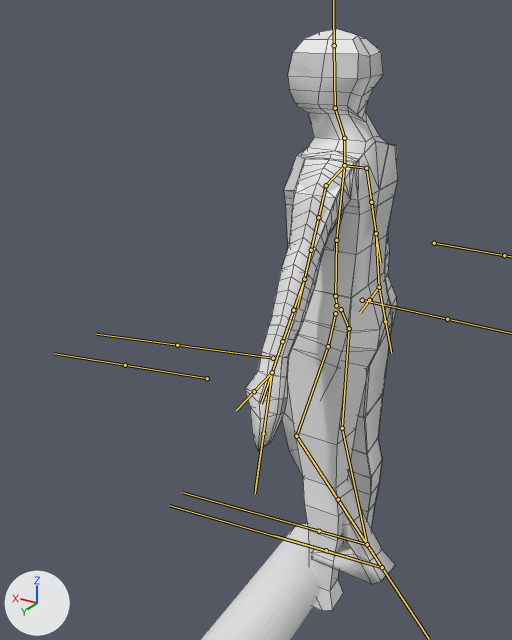
One commit to the FBX model Elderland/Assets/Models/Player/PlayerAnatomyRig.fbx: the scene before it, then after it.
The view is the same before and after, from a 50 mm lens placed at (-2.16, 4.63, 4.43), pointed at (0.5, 0.2, 2.22). The lights are fixed; the arrows at lower left show +X, +Y and +Z. Both versions are drawn at frame 81 of the action 'Armature|TestAnimation'; the numbers are the values there. The bones that bend it are drawn over the model as lines. Mesh edges are drawn as thin lines.

Objects in the first picture: 'Cylinder', 'Model', 'Model Pre Armature'.
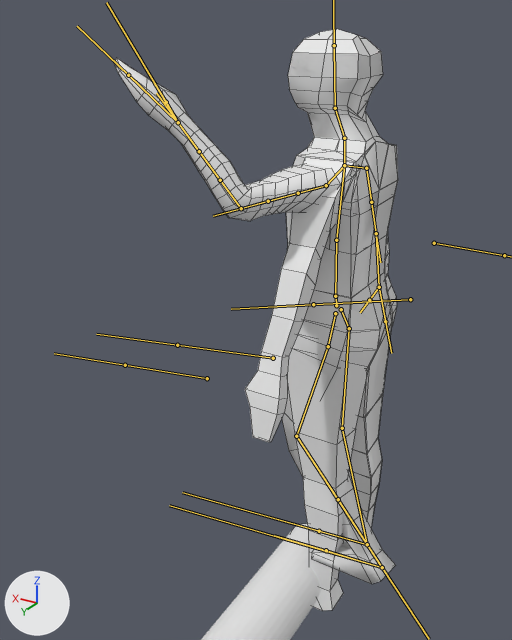
What the commit changed:
Bone 'UpperArm_L' (bone_upperarm_l) turns from (0, -3, 0) to (48, 17, -29) degrees about its own x, y and z.
Bone 'LowerArm_L' (bone_lowerarm_l) turns from (0, 0, 0) to (39, 17, -45) degrees about its own x, y and z.
Bone 'LowerArmTwist1_L' (bone_lowerarmtwist1_l) turns from (0, 0, 0) to (40, 20, -42) degrees about its own x, y and z.
Bone 'UpperArmTwist1_L' (bone_upperarmtwist1_l) turns from (0, 0, 0) to (47, 15, -32) degrees about its own x, y and z.
Bone 'Left Arm IK' (bone_left_arm_ik) moves from (0.0, 0.0, 0.0) to (0.6, -1.5, 0.59).
Bone 'Left Arm IK' (bone_left_arm_ik) turns from (0, 0, 0) to (43, -9, -166) degrees about its own x, y and z.

Boxes (x1, y1, x2, y2) around the edits, measured in the pictures (512 x 640 px):
'Model', posed (85% wider): before (245, 52, 398, 584); after (114, 52, 398, 584)
bone 'UpperArm_L', root to tip: before (326, 185) to (304, 279); after (326, 185) to (241, 208)
bone 'LowerArm_L', root to tip: before (304, 279) to (272, 372); after (241, 208) to (178, 122)
bone 'LowerArmTwist1_L', root to tip: before (304, 279) to (293, 310); after (241, 208) to (220, 180)
bone 'UpperArmTwist1_L', root to tip: before (326, 185) to (318, 217); after (326, 185) to (298, 193)
bone 'Left Arm IK', root to tip: before (272, 372) to (255, 488); after (178, 122) to (106, 2)
